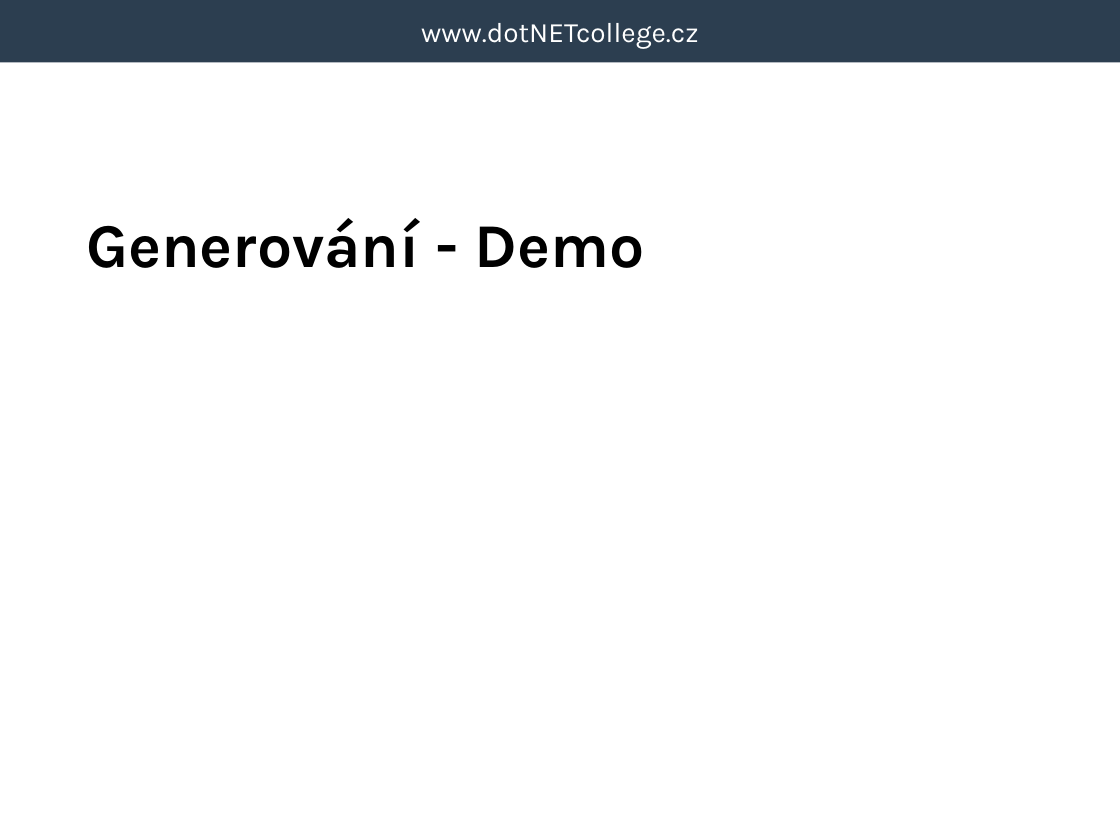
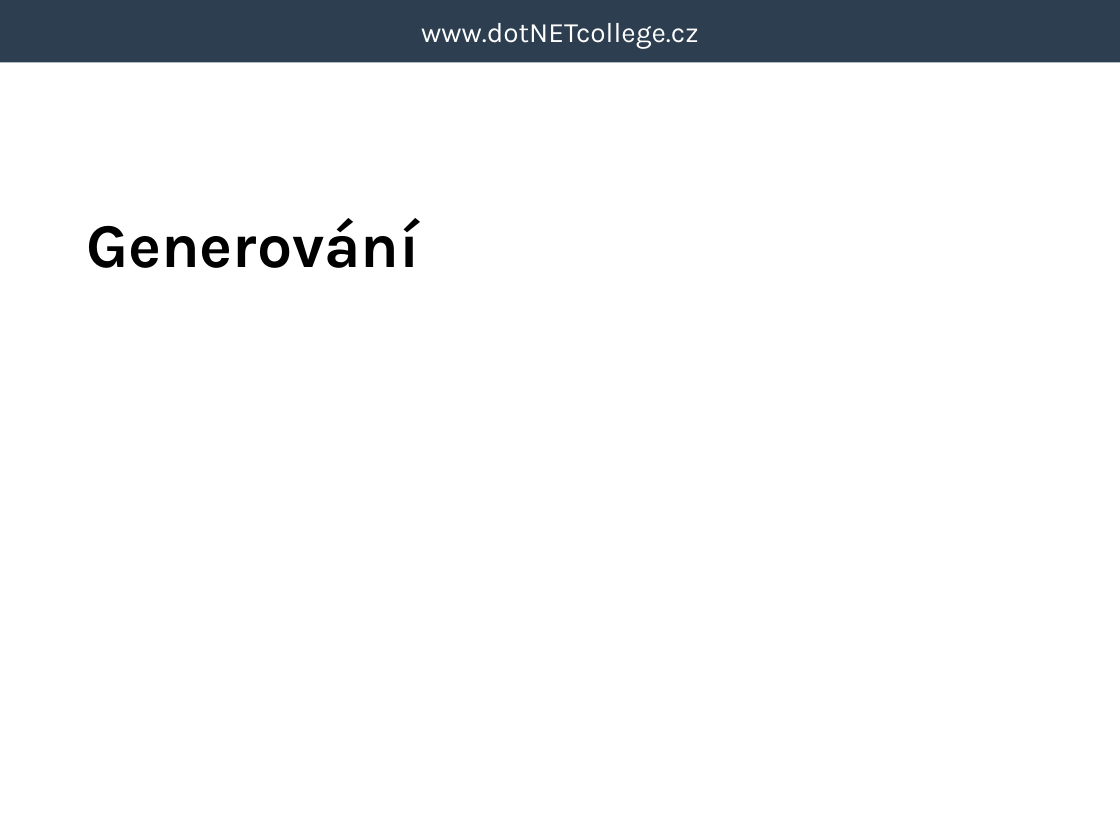
Before and after one commit to tomasjurasek/presentations, a slide deck: slide 16 of Swagger/Swagger.pptx (slide 10 before the commit). Drawn at 1120x840 pixels with LibreOffice and Linux fonts; fonts in the diff are those of the drawing; background and template pictures are left out. Boxes give left, top, right and bottom in pixels: in the first picture for what was removed or moved away, otherwise in the second. Text is boxed around its words. In the diff, an @@ line names an element or a change of style, - is before the commit and + after.

```diff
--- a/Swagger/Swagger.pptx
+++ b/Swagger/Swagger.pptx
@@ title at [86,218,420,268]: text changed @@
-Generování - Demo
+Generování
```
Also in this commit, not shown: 5 other slides changed, 7 slides added, 1 slide removed, 10 other files.
